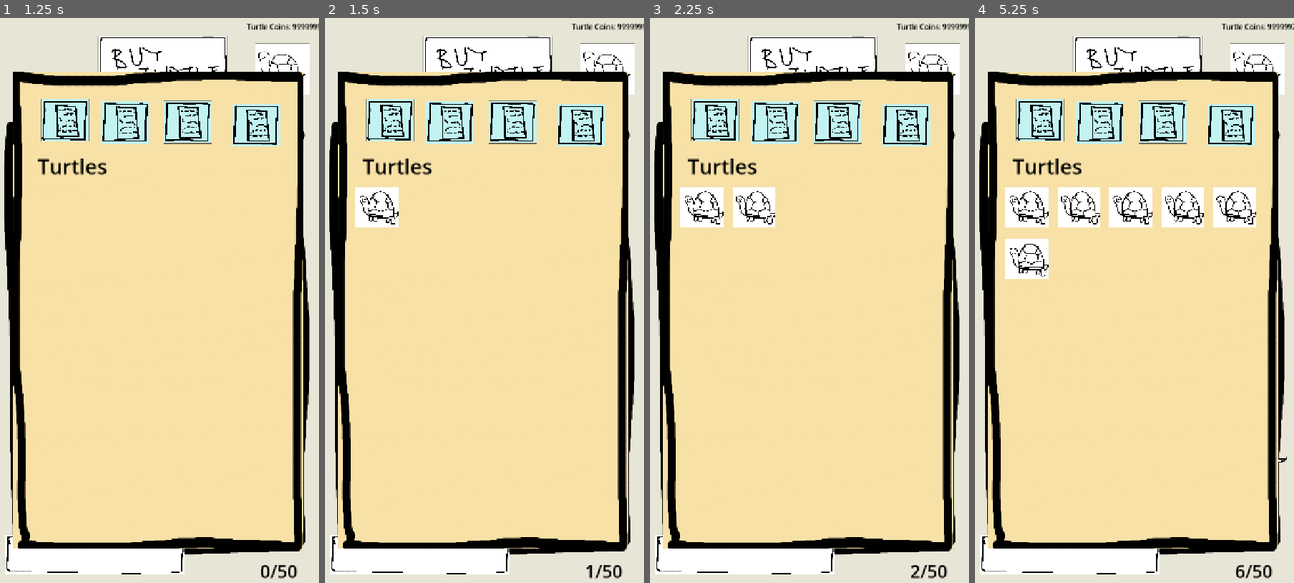
Above: before the commit, frames 1-4 (left to right).
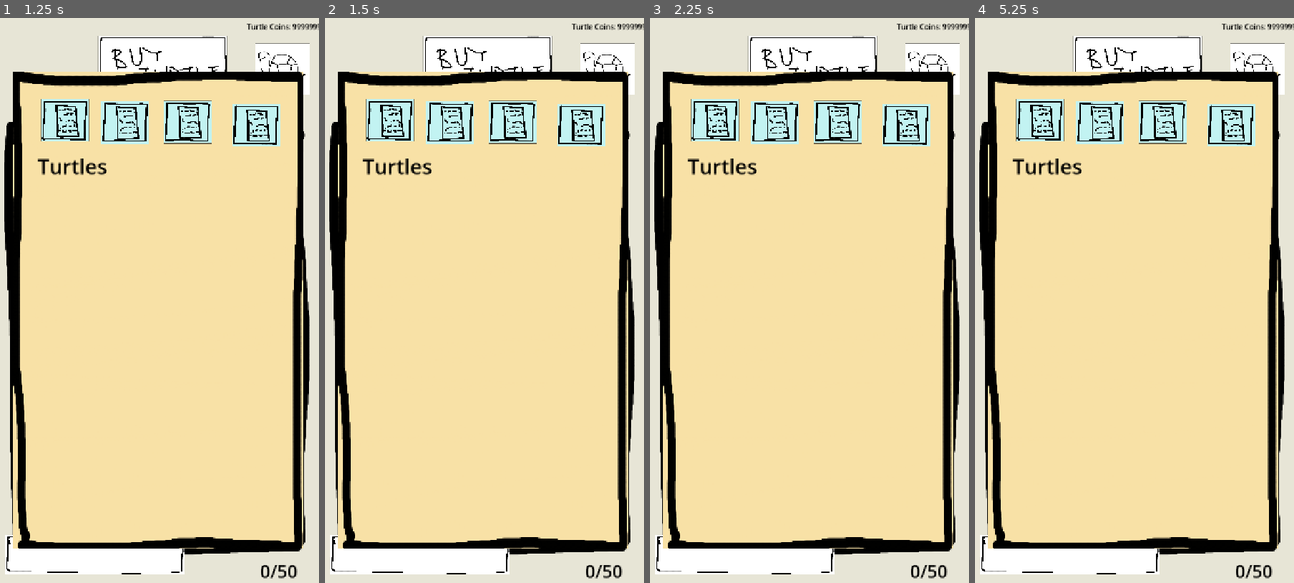
Above: after the commit, the same moments.

Repository: vsen2/turtleTower
Game: Godot game, scene res://main.tscn
Same seed, same stepped clock (60 frames per second), same inputs: the game is played once before the commit and once after it. This scene is started directly instead of the project's main scene.
Inputs (mouse positions are in pixels of both pictures, inside the frame that each line leads up to):
- Up to frame 1 (1.25 s): click (280, 68) at 0.5 s
- Up to frame 2 (1.5 s): click "Turtle Cost: 1" at 1.25 s
- Up to frame 3 (2.25 s): click "Turtle Cost: 2" (after the commit: "Turtle Cost: 1") at 2 s
- Up to frame 4 (5.25 s): click "Turtle Cost: 3" (after the commit: "Turtle Cost: 1") at 2.75 s; click "Turtle Cost: 4" (after the commit: "Turtle Cost: 1") at 3.5 s; click "Turtle Cost: 5" (after the commit: "Turtle Cost: 1") at 4.25 s; click "Turtle Cost: 6" (after the commit: "Turtle Cost: 1") at 5 s

Frame 1 is identical in both runs. In frame 2, 1.0% of the frame differs, in the area x 9-85%, y 29-100%; in frame 3, 1.9%; in frame 4, 5.8%, in the area x 9-100%, y 1-99%.

Commit message:
added store and conveyor belts

Diff:
--- /dev/null
+++ b/buyRegister.gd
@@ -0,0 +1,17 @@
+extends TextureButton
+@export var targetNode: CanvasItem
+
+# Called when the node enters the scene tree for the first time.
+func _ready() -> void:
+	pressed.connect(_on_pressed)
+
+
+# Called every frame. 'delta' is the elapsed time since the previous frame.
+func _process(delta: float) -> void:
+	pass
+
+func _on_pressed() -> void:
+	if true:
+		targetNode.modulate = "ffffff"
+		targetNode.set("unlocked", true)
+		queue_free()
--- /dev/null
+++ b/cashRegister.gd
@@ -0,0 +1,21 @@
+extends Sprite2D
+
+@export var customer_spawn_offset: Vector2 = Vector2(0, 32)
+
+var unlocked: bool = false
+var hasWorker: bool = false
+
+# Called when the node enters the scene tree for the first time.
+func _ready() -> void:
+	pass # Replace with function body.
+
+
+# Called every frame. 'delta' is the elapsed time since the previous frame.
+func _process(delta: float) -> void:
+	pass
+
+func can_accept_customer() -> bool:
+	return unlocked and hasWorker
+
+func get_customer_position() -> Vector2:
+	return global_position + customer_spawn_offset
--- /dev/null
+++ b/customerTurtle.gd
@@ -0,0 +1,19 @@
+extends Area2D
+
+signal purchase_completed(amount: int)
+
+@export var payment_amount: int = 15
+@export var browse_time: float = 2.0
+
+
+# Called when the node enters the scene tree for the first time.
+func _ready() -> void:
+	# Wait for browse/checkout time, complete payment, then leave
+	await get_tree().create_timer(browse_time).timeout
+	purchase_completed.emit(payment_amount)
+	queue_free()
+
+
+# Called every frame. 'delta' is the elapsed time since the previous frame.
+func _process(delta: float) -> void:
+	pass
--- /dev/null
+++ b/customerTurtle.tscn
@@ -0,0 +1,20 @@
+[gd_scene format=3 uid="uid://bobjkphaiwufk"]
+
+[ext_resource type="Script" uid="uid://b3hpu3momkfb" path="res://customerTurtle.gd" id="1_51v7g"]
+[ext_resource type="Texture2D" uid="uid://ci4t6q8l0p7ej" path="res://turtleNoBG.png" id="2_1rxnc"]
+
+[sub_resource type="RectangleShape2D" id="RectangleShape2D_6snss"]
+size = Vector2(168, 117)
+
+[node name="Turtle" type="Area2D" unique_id=330427929]
+position = Vector2(88, 82)
+script = ExtResource("1_51v7g")
+
+[node name="CollisionShape2D" type="CollisionShape2D" parent="." unique_id=1328151684]
+position = Vector2(-1, -2.5)
+shape = SubResource("RectangleShape2D_6snss")
+
+[node name="TimmyOG" type="Sprite2D" parent="." unique_id=1640845142]
+position = Vector2(-2.0000153, -1.0000153)
+scale = Vector2(0.12169312, 0.12135922)
+texture = ExtResource("2_1rxnc")
--- a/main.tscn
+++ b/main.tscn
@@ -9,12 +9,20 @@
 [ext_resource type="Texture2D" uid="uid://b8t0t5p5iev1r" path="res://THEMINEnoBG.png" id="5_efxa6"]
 [ext_resource type="Texture2D" uid="uid://p6trwfmg4fm3" path="res://editTurtles.png" id="6_5vw27"]
 [ext_resource type="Script" uid="uid://f7asyiehuoav" path="res://turtleCoins.gd" id="6_7mycd"]
-[ext_resource type="Texture2D" uid="uid://bkpus5kqc0jdc" path="res://line2.png" id="6_272bh"]
+[ext_resource type="Texture2D" uid="uid://6uo7lv6bc8g7" path="res://lineNoBG.png" id="7_vivmo"]
+[ext_resource type="Texture2D" uid="uid://27fb28qknlw2" path="res://cashRegister.png" id="8_2cqfq"]
 [ext_resource type="Texture2D" uid="uid://b4afpafq5udlr" path="res://TurtleBase.png" id="9_4c57u"]
+[ext_resource type="Script" uid="uid://bgtx877jsf1no" path="res://cashRegister.gd" id="9_074og"]
+[ext_resource type="Texture2D" uid="uid://cqiywbvxb1r7s" path="res://plusButtonWhite.png" id="9_vivmo"]
+[ext_resource type="Texture2D" uid="uid://dc423hqet2bqx" path="res://storeNoBG.png" id="9_yaehf"]
+[ext_resource type="Texture2D" uid="uid://bqkbkoft65dgs" path="res://plusButtonGrey.png" id="10_2cqfq"]
 [ext_resource type="Texture2D" uid="uid://3eomfluya4kt" path="res://towerButtonIcon.png" id="10_efxa6"]
+[ext_resource type="Script" uid="uid://clylnevohe7cm" path="res://buyRegister.gd" id="11_yaehf"]
 
 [node name="Node2D" type="Node2D" unique_id=1208055871]
 script = ExtResource("1_0xm2m")
+turtle_icon = null
+turtle_scene = null
 
 [node name="Turtle" type="Node2D" parent="." unique_id=625131241]
 position = Vector2(358, 750.00006)
@@ -30,61 +38,178 @@
 scale = Vector2(0.69969666, 0.85900265)
 texture = ExtResource("3_dg77c")
 
-[node name="Basement1" type="Control" parent="." unique_id=561868939]
+[node name="THE MINE" type="Control" parent="." unique_id=561868939]
 layout_mode = 3
 anchors_preset = 0
 offset_right = 40.0
 offset_bottom = 40.0
 
-[node name="Rocks" type="Sprite2D" parent="Basement1" unique_id=42756874]
-position = Vector2(356, 1483.0001)
-scale = Vector2(0.37261903, 0.15412623)
-texture = ExtResource("4_efxa6")
-
-[node name="TheMine" type="Sprite2D" parent="Basement1" unique_id=1775904572]
-position = Vector2(174.00002, 1328.9999)
+[node name="Rocks" type="Sprite2D" parent="THE MINE" unique_id=42756874]
+position = Vector2(361.00003, 2997.0002)
+scale = Vector2(0.37261903, 0.15412623)
+texture = ExtResource("4_efxa6")
+
+[node name="TheMine" type="Sprite2D" parent="THE MINE" unique_id=1775904572]
+position = Vector2(158.00002, 2613)
 scale = Vector2(0.17116404, 0.1371269)
 texture = ExtResource("5_efxa6")
 
-[node name="Line2" type="Sprite2D" parent="Basement1" unique_id=423661434]
-position = Vector2(355, 1847.0001)
-scale = Vector2(0.39708996, 0.011253348)
-texture = ExtResource("6_272bh")
-
-[node name="Line3" type="Sprite2D" parent="Basement1" unique_id=386462063]
-position = Vector2(351, 1594)
-scale = Vector2(0.39708996, 0.011253348)
-texture = ExtResource("6_272bh")
-
-[node name="Line4" type="Sprite2D" parent="Basement1" unique_id=77212945]
-position = Vector2(347, 2093.0002)
-scale = Vector2(0.39708996, 0.011253348)
-texture = ExtResource("6_272bh")
-
-[node name="Line5" type="Sprite2D" parent="Basement1" unique_id=27629702]
-position = Vector2(351, 2336.0002)
-scale = Vector2(0.39708996, 0.011253348)
-texture = ExtResource("6_272bh")
-
-[node name="Rocks3" type="Sprite2D" parent="Basement1" unique_id=1812265107]
-position = Vector2(358, 1965.0001)
-scale = Vector2(0.37261903, 0.15412623)
-texture = ExtResource("4_efxa6")
-
-[node name="Rocks2" type="Sprite2D" parent="Basement1" unique_id=327818512]
-position = Vector2(360, 1717)
-scale = Vector2(0.37261903, 0.15412623)
-texture = ExtResource("4_efxa6")
-
-[node name="Rocks4" type="Sprite2D" parent="Basement1" unique_id=580728311]
-position = Vector2(356, 2225)
-scale = Vector2(0.37261903, 0.15412623)
-texture = ExtResource("4_efxa6")
-
-[node name="Rocks5" type="Sprite2D" parent="Basement1" unique_id=1475961898]
-position = Vector2(352, 2445)
-scale = Vector2(0.37261903, 0.15412623)
-texture = ExtResource("4_efxa6")
+[node name="Rocks3" type="Sprite2D" parent="THE MINE" unique_id=1812265107]
+position = Vector2(361.00003, 3487.0002)
+scale = Vector2(0.37261903, 0.15412623)
+texture = ExtResource("4_efxa6")
+
+[node name="Rocks2" type="Sprite2D" parent="THE MINE" unique_id=327818512]
+position = Vector2(360.00003, 3739.0002)
+scale = Vector2(0.37261903, 0.15412623)
+texture = ExtResource("4_efxa6")
+
+[node name="Rocks4" type="Sprite2D" parent="THE MINE" unique_id=580728311]
+position = Vector2(359.00003, 3240)
+scale = Vector2(0.37261903, 0.15412623)
+texture = ExtResource("4_efxa6")
+
+[node name="Rocks5" type="Sprite2D" parent="THE MINE" unique_id=1475961898]
+position = Vector2(362, 2756)
+scale = Vector2(0.37261903, 0.15412623)
+texture = ExtResource("4_efxa6")
+
+[node name="LineNoBg" type="Sprite2D" parent="THE MINE" unique_id=966892866]
+position = Vector2(369, 2865.0002)
+scale = Vector2(0.38928574, 0.26820475)
+texture = ExtResource("7_vivmo")
+
+[node name="LineNoBg2" type="Sprite2D" parent="THE MINE" unique_id=1960956491]
+position = Vector2(369, 3108)
+scale = Vector2(0.38928574, 0.26820475)
+texture = ExtResource("7_vivmo")
+
+[node name="LineNoBg3" type="Sprite2D" parent="THE MINE" unique_id=620346352]
+position = Vector2(364, 3349)
+scale = Vector2(0.38928574, 0.26820475)
+texture = ExtResource("7_vivmo")
+
+[node name="LineNoBg4" type="Sprite2D" parent="THE MINE" unique_id=924993338]
+position = Vector2(371, 3588)
+scale = Vector2(0.38928574, 0.26820475)
+texture = ExtResource("7_vivmo")
+
+[node name="LineNoBg5" type="Sprite2D" parent="THE MINE" unique_id=1582417116]
+position = Vector2(369, 3846)
+scale = Vector2(0.38928574, 0.26820475)
+texture = ExtResource("7_vivmo")
+
+[node name="STORE" type="Control" parent="." unique_id=1154920962]
+layout_mode = 3
+anchors_preset = 0
+offset_right = 40.0
+offset_bottom = 40.0
+
+[node name="StoreNoBg" type="Sprite2D" parent="STORE" unique_id=1229957735]
+position = Vector2(200.99994, 1381)
+scale = Vector2(0.19470899, 0.1760812)
+texture = ExtResource("9_yaehf")
+
+[node name="CashRegister1" type="Sprite2D" parent="STORE" unique_id=599831646]
+modulate = Color(0.52906674, 0.5290667, 0.5290667, 1)
+position = Vector2(361, 1600.0001)
+scale = Vector2(0.45450792, 0.25138354)
+texture = ExtResource("8_2cqfq")
+script = ExtResource("9_074og")
+
+[node name="CashRegister2" type="Sprite2D" parent="STORE" unique_id=167163349]
+modulate = Color(0.4351923, 0.43519226, 0.43519226, 1)
+position = Vector2(363.00003, 1860.0001)
+scale = Vector2(0.45450792, 0.25138354)
+texture = ExtResource("8_2cqfq")
+script = ExtResource("9_074og")
+
+[node name="CashRegister3" type="Sprite2D" parent="STORE" unique_id=174330305]
+modulate = Color(0.44291076, 0.44291076, 0.44291073, 1)
+position = Vector2(369, 2125)
+scale = Vector2(0.45450792, 0.25138354)
+texture = ExtResource("8_2cqfq")
+script = ExtResource("9_074og")
+
+[node name="CashRegister4" type="Sprite2D" parent="STORE" unique_id=1601957721]
+modulate = Color(0.581033, 0.58103293, 0.5810329, 1)
+position = Vector2(363, 2400)
+scale = Vector2(0.45450792, 0.25138354)
+texture = ExtResource("8_2cqfq")
+script = ExtResource("9_074og")
+
+[node name="LineNoBg" type="Sprite2D" parent="STORE" unique_id=2120682538]
+position = Vector2(366, 2207.0005)
+scale = Vector2(0.38928586, 0.26820475)
+texture = ExtResource("7_vivmo")
+
+[node name="LineNoBg3" type="Sprite2D" parent="STORE" unique_id=519897394]
+position = Vector2(370, 1935.0002)
+scale = Vector2(0.38928574, 0.26820475)
+texture = ExtResource("7_vivmo")
+
+[node name="LineNoBg4" type="Sprite2D" parent="STORE" unique_id=12210971]
+position = Vector2(365, 1685.0002)
+scale = Vector2(0.38928574, 0.26820475)
+texture = ExtResource("7_vivmo")
+
+[node name="LineNoBg5" type="Sprite2D" parent="STORE" unique_id=310251075]
+position = Vector2(370, 1421)
+scale = Vector2(0.38928574, 0.26820475)
+texture = ExtResource("7_vivmo")
+
+[node name="LineNoBg2" type="Sprite2D" parent="STORE" unique_id=1199954359]
+position = Vector2(371, 2477.0002)
+scale = Vector2(0.38928574, 0.26820475)
+texture = ExtResource("7_vivmo")
+
+[node name="addRegister1" type="TextureButton" parent="STORE" unique_id=2073438634 node_paths=PackedStringArray("targetNode")]
+layout_mode = 0
+offset_left = 64.0
+offset_top = 1555.0
+offset_right = 1050.0
+offset_bottom = 2544.0
+scale = Vector2(0.09648591, 0.08774316)
+texture_normal = ExtResource("9_vivmo")
+texture_hover = ExtResource("10_2cqfq")
+script = ExtResource("11_yaehf")
+targetNode = NodePath("../CashRegister1")
+
+[node name="addRegister2" type="TextureButton" parent="STORE" unique_id=1546708164 node_paths=PackedStringArray("targetNode")]
+layout_mode = 0
+offset_left = 55.0
+offset_top = 1815.9999
+offset_right = 1041.0
+offset_bottom = 2805.0
+scale = Vector2(0.09648591, 0.08774316)
+texture_normal = ExtResource("9_vivmo")
+texture_hover = ExtResource("10_2cqfq")
+script = ExtResource("11_yaehf")
+targetNode = NodePath("../CashRegister2")
+
+[node name="addRegister3" type="TextureButton" parent="STORE" unique_id=277414394 node_paths=PackedStringArray("targetNode")]
+layout_mode = 0
+offset_left = 59.999996
+offset_top = 2082.0
+offset_right = 1046.0
+offset_bottom = 3071.0
+scale = Vector2(0.09648591, 0.08774316)
+texture_normal = ExtResource("9_vivmo")
+texture_hover = ExtResource("10_2cqfq")
+script = ExtResource("11_yaehf")
+targetNode = NodePath("../CashRegister3")
+
+[node name="addRegister4" type="TextureButton" parent="STORE" unique_id=23590649 node_paths=PackedStringArray("targetNode")]
+layout_mode = 0
+offset_left = 56.0
+offset_top = 2355.0
+offset_right = 1042.0
+offset_bottom = 3344.0
+scale = Vector2(0.09648591, 0.08774316)
+texture_normal = ExtResource("9_vivmo")
+texture_hover = ExtResource("10_2cqfq")
+script = ExtResource("11_yaehf")
+targetNode = NodePath("../CashRegister4")
 
 [node name="turtleCount" type="Label" parent="." unique_id=1950608965]
 offset_left = 589.0
--- a/mainGame.gd
+++ b/mainGame.gd
@@ -2,6 +2,9 @@
 
 @export var turtle_icon: Texture2D = preload("res://turtleIcon.png")
 @export var turtle_scene: PackedScene = preload("res://Turtle.tscn")
+@export var customer_scene: PackedScene = preload("res://customerTurtle.tscn")
+@export var customer_interval: float = 3.0
+
 
 @onready var addTurtle: Button = $addTurtle
 @onready var addPenSpace: Button = $addPenSpace
@@ -14,6 +17,8 @@
 @onready var towerUI: Control = $CanvasLayer/TowerUI
 @onready var grid: GridContainer = $CanvasLayer/TurtleUI/scrollContainer/turtleGrid
 @onready var turtleUI: Control = $CanvasLayer/TurtleUI
+@onready var registers: Array[Node2D] = [$STORE/CashRegister1, $STORE/CashRegister2, $STORE/CashRegister3, $STORE/CashRegister4
+]
 
 var turtleCoins: int = 99999999
 var penSpaceCost: int = 1
@@ -21,9 +26,10 @@
 var turtleCount: int = 0
 var turtleMax: int = 50
 var floorLevel: int = 0
+var customer_timer: Timer
 
 func _ready() -> void:
-	pass
+	_setup_customer_timer()
 
 func _unhandled_input(event: InputEvent) -> void:
 	var screen_height: float = get_viewport_rect().size.y
@@ -102,3 +108,45 @@
 	icon.expand_mode = TextureRect.EXPAND_IGNORE_SIZE
 	icon.stretch_mode = TextureRect.STRETCH_KEEP_ASPECT_CENTERED
 	grid.add_child(icon)
+
+func _setup_customer_timer() -> void:
+	customer_timer = Timer.new()
+	customer_timer.wait_time = customer_interval
+	customer_timer.autostart = true
+	customer_timer.one_shot = false
+	customer_timer.timeout.connect(_on_customer_timer_timeout)
+	add_child(customer_timer)
+
+func _on_customer_timer_timeout() -> void:
+	# 1. Gather all registers that meet both conditions
+	var eligible_registers: Array[Node2D] = []
+	for reg in registers:
+		if reg.has_method("can_accept_customer") and reg.can_accept_customer():
+			eligible_registers.append(reg)
+
+	# 2. Stop here if no registers are ready
+	if eligible_registers.is_empty():
+		return
+
+	# 3. Pick one eligible register
+	var chosen_register: Node2D = eligible_registers.pick_random()
+
+	# 4. Spawn the customer turtle
+	_spawn_customer(chosen_register)
+
+func _spawn_customer(register: Node2D) -> void:
+	if not customer_scene:
+		return
+
+	var customer = customer_scene.instantiate()
+
+	# Place the customer at the register's customer spot
+	customer.global_position = register.get_customer_position()
+
+	# Give coins when the purchase finishes
+	customer.purchase_completed.connect(func(amount: int):
+		turtleCoins += amount
+		turtleCoinsLabel.text = "Turtle Coins: %d" % turtleCoins
+	)
+
+	add_child(customer)
Binary file added: addons/2026_10_12_0zz_Kleki.png
Not shown, added: addons/2026_10_12_0zz_Kleki.png.import
Not shown, added: buyRegister.gd.uid
Not shown, added: cashRegister.gd.uid
Binary file added: cashRegister.png
Not shown, added: cashRegister.png.import
Not shown, added: customerTurtle.gd.uid
Binary file added: lineNoBG.png
Not shown, added: lineNoBG.png.import
Binary file added: plusButtonGrey.png
Not shown, added: plusButtonGrey.png.import
Binary file added: plusButtonWhite.png
(and 3 more such lines)
